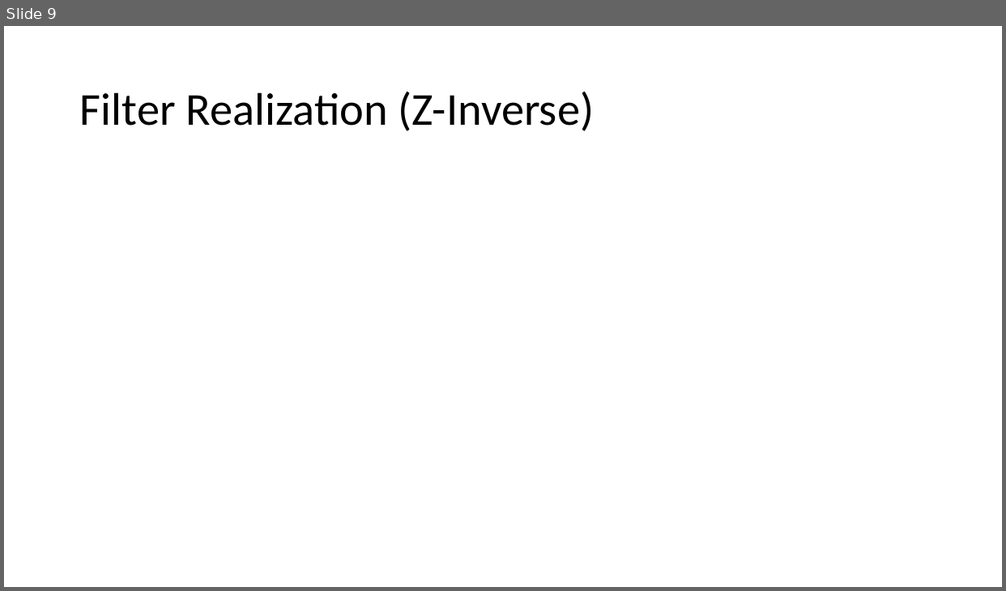
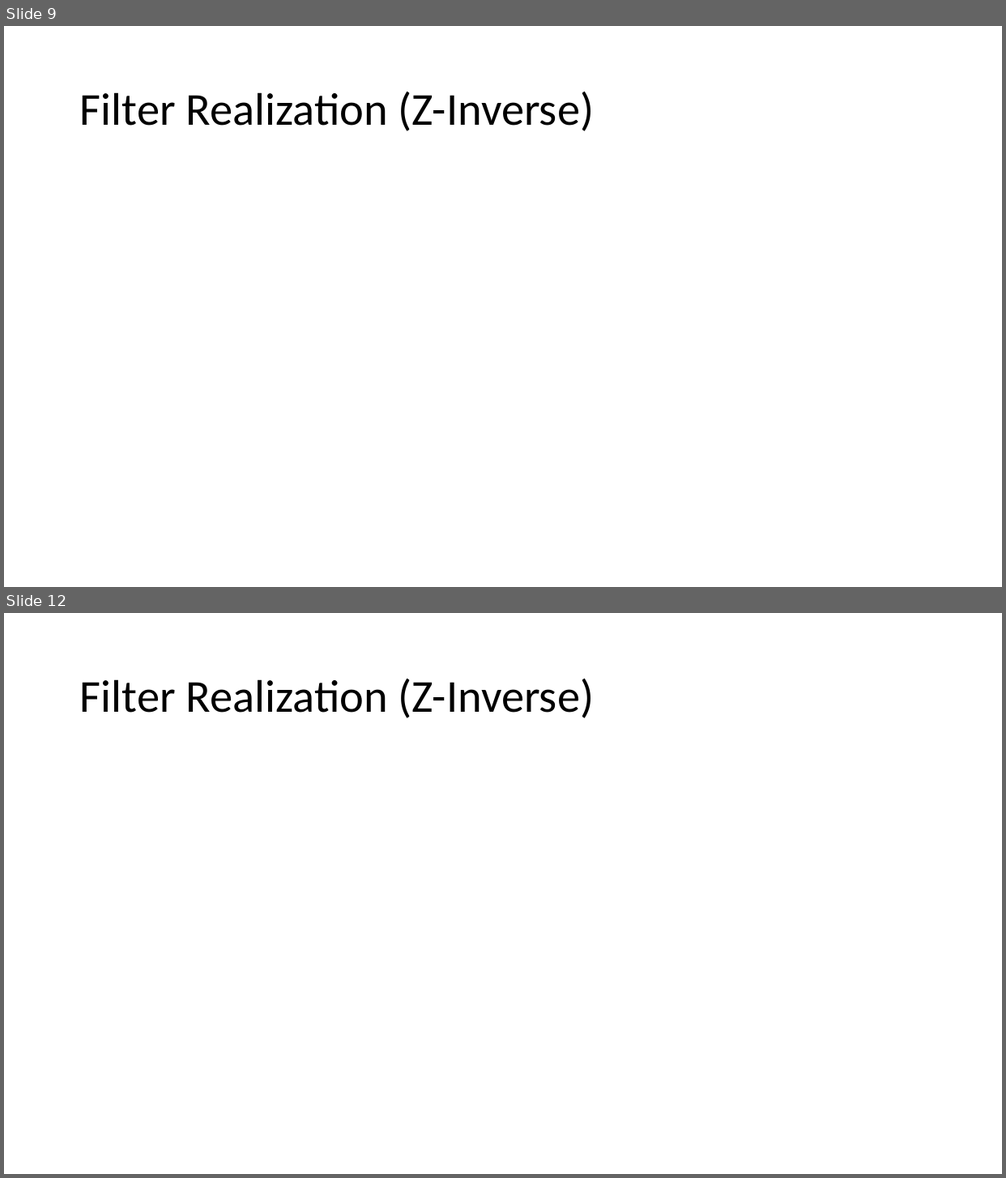
Before and after one commit to Thoalfeqar-gata/DSP-Master-Degree, a slide deck: Arduino DSP project/Presentation.pptx. Shown one above the other, each under a label of ours: slide 9 before the commit, slides 9 and 12 after it; the slides between them are not shown. The pictures are 1006x591 and 1006x1178 pixels, drawn with LibreOffice and Linux fonts; fonts in the diff are those of the drawing; grey boxes stand for pictures. Boxes give left, top, right and bottom in pixels: in the first picture for what was removed or moved away, otherwise in the second. Text is boxed around its words. In the diff, an @@ line names an element or a change of style, - is before the commit and + after.

```diff
--- a/Arduino DSP project/Presentation.pptx
+++ b/Arduino DSP project/Presentation.pptx
@@ slide 12 added at (4,613,1002,1174), background #FFFFFF @@
@@ title added at (80,679,594,718), 44 pt, text #000000 @@
+Filter Realization (Z-Inverse)
```
Also in this commit, not shown: 2 other slides added, 1 other file.
